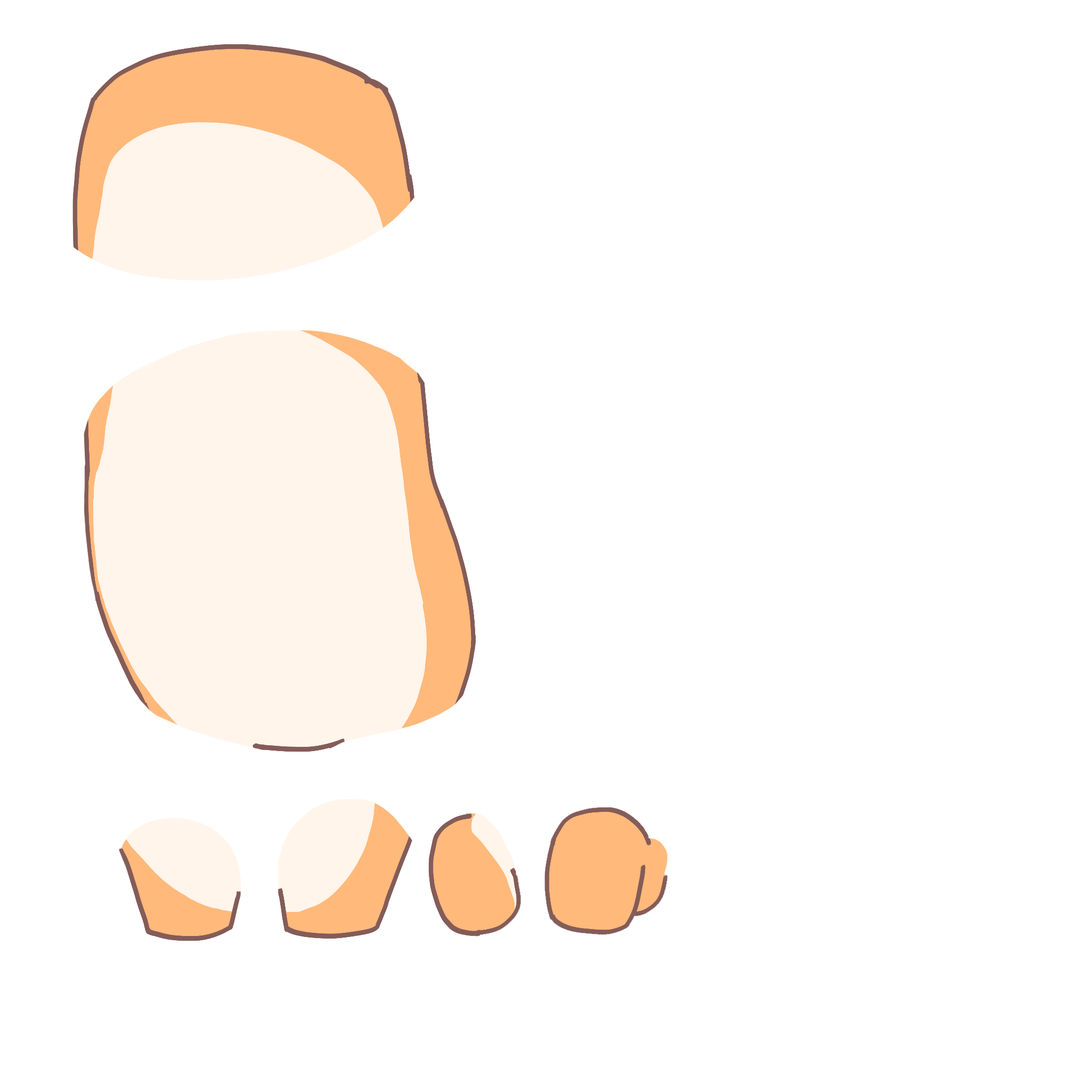
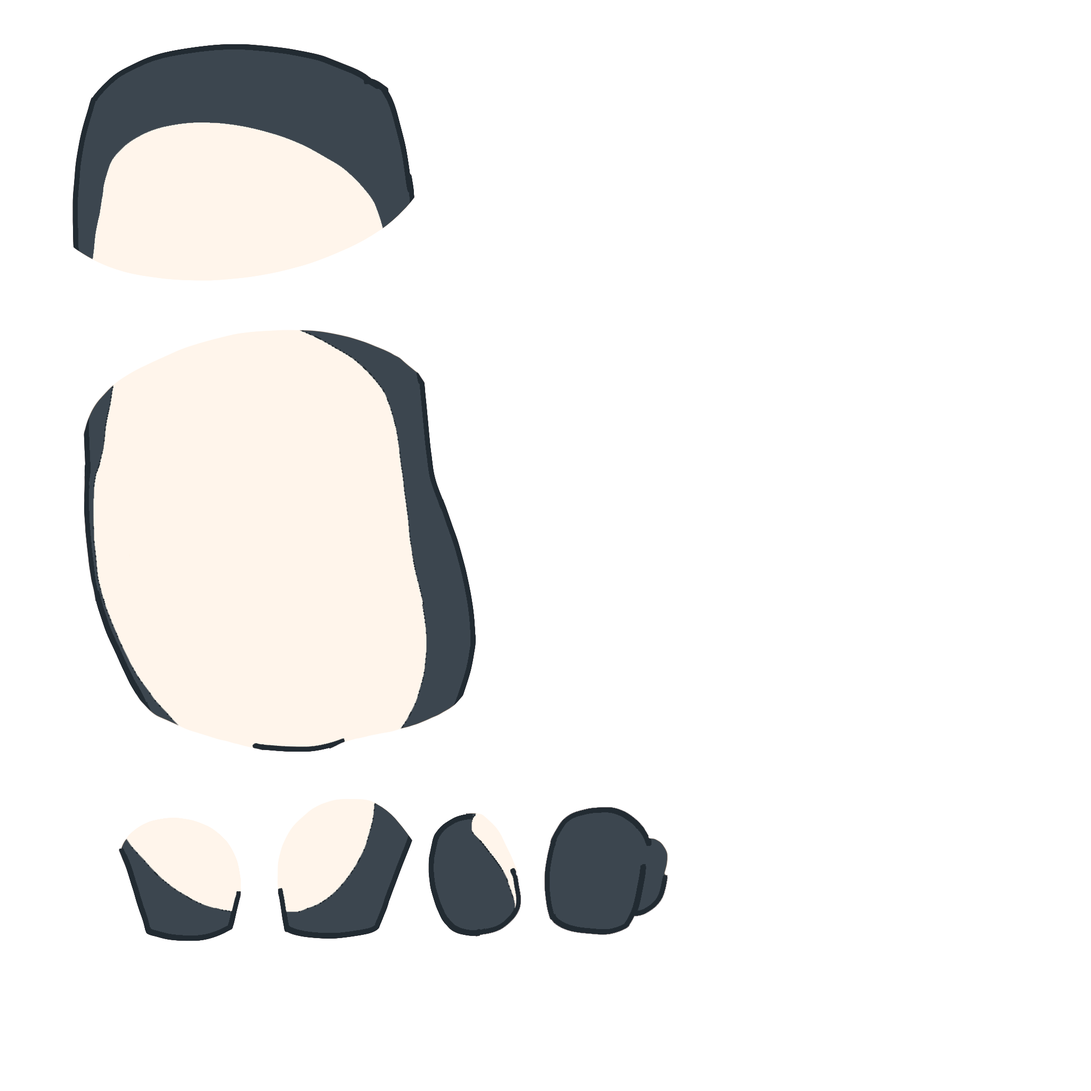
Comparing the layer stacks of the two (1091, 1091) images. Changes:
renamed "side copy" to "Group 1 copy", showed it, painted on it over (72, 44, 669, 942)
added group "Group 1" with 6 layers above "body" over (72, 44, 669, 942)
moved "leg front R" into group "Group 1" over (428, 812, 522, 937)
moved "leg front L" into group "Group 1" over (544, 807, 669, 936)
moved "leg back R" into group "Group 1" over (118, 818, 242, 942)
moved "leg back L" into group "Group 1" over (277, 799, 413, 940)
moved "body" (1st of 2, in "Group 1") into group "Group 1" over (83, 329, 476, 753)
moved "neck" into group "Group 1" over (72, 44, 415, 281)
